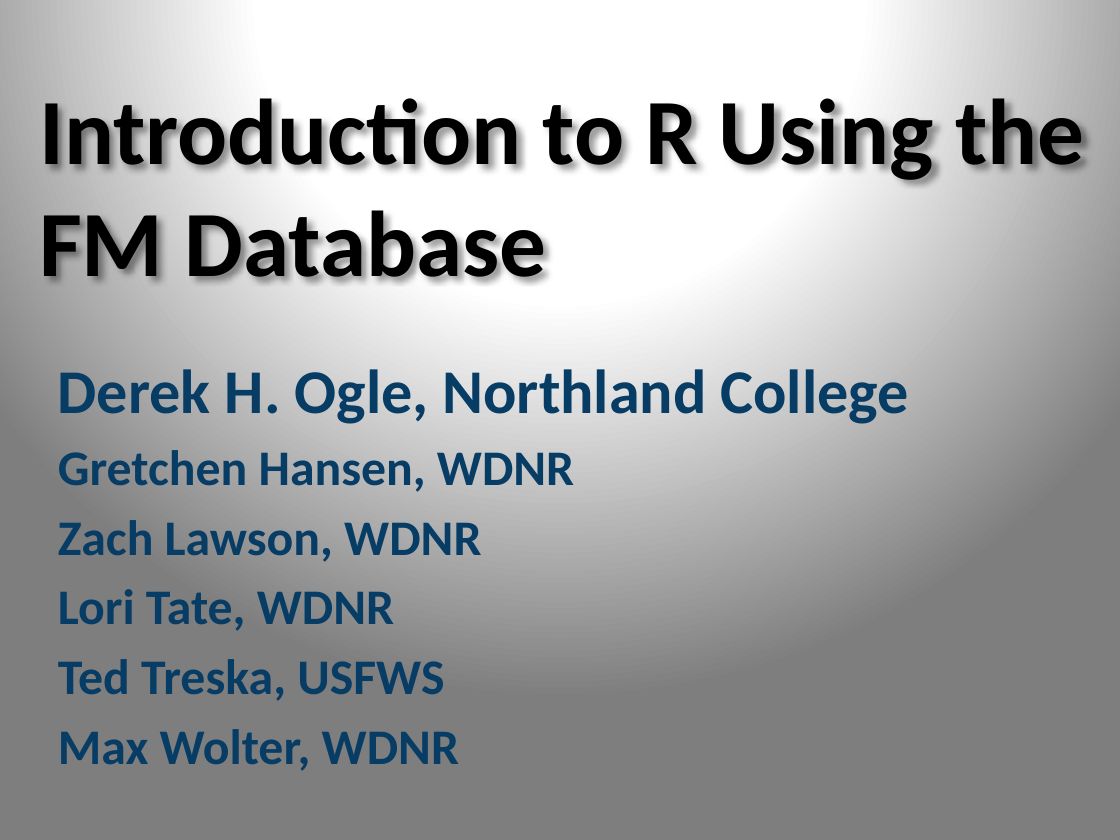
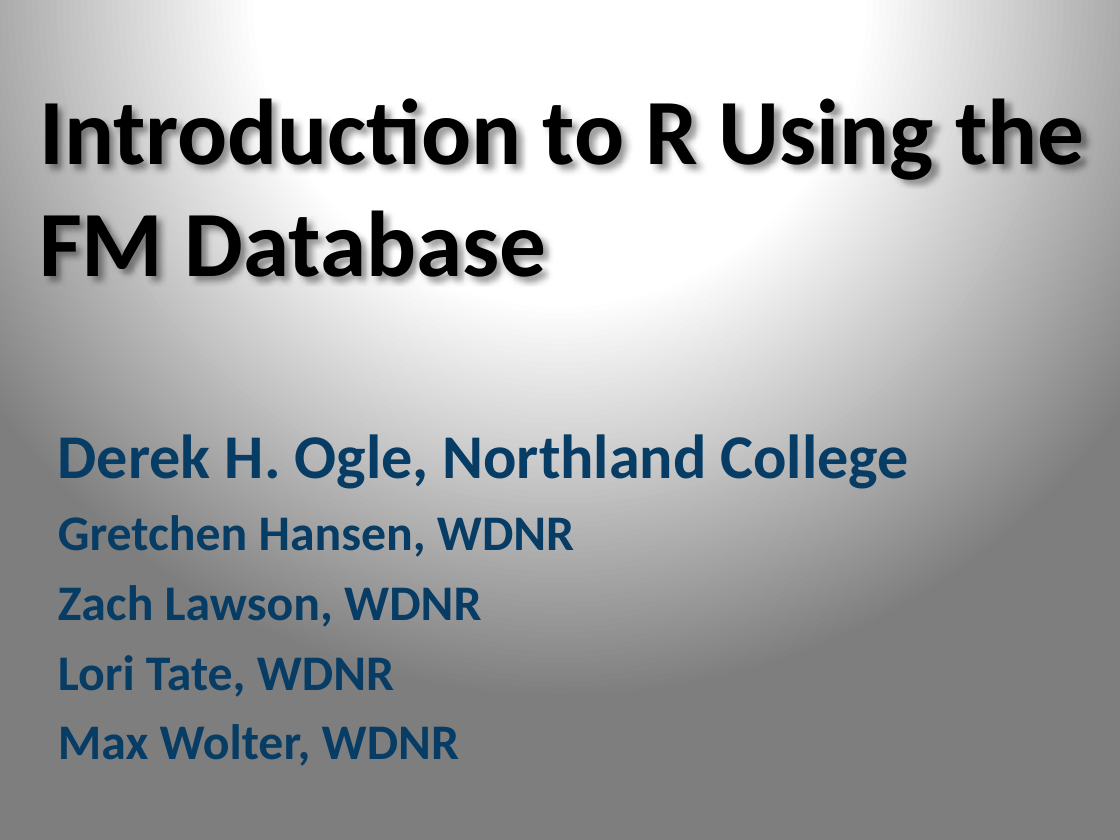
Before and after one commit to droglenc/RcourseWiDNR2015, a slide deck: slide 1 of Day1_IntroR_FMData/00_Introduction.pptx. Drawn at 1120x840 pixels with LibreOffice and Linux fonts; fonts in the diff are those of the drawing. Boxes give left, top, right and bottom in pixels: in the first picture for what was removed or moved away, otherwise in the second. Text is boxed around its words. In the diff, an @@ line names an element or a change of style, - is before the commit and + after.

```diff
--- a/Day1_IntroR_FMData/00_Introduction.pptx
+++ b/Day1_IntroR_FMData/00_Introduction.pptx
@@ subtitle "Derek H. Ogle, Northland College": place and size @@
-subtitle "Derek H. Ogle, Northland College" at (58,369,909,771)
+subtitle "Derek H. Ogle, Northland College" at (58,434,909,766)
@@ subtitle at (58,659,444,700): paragraph removed @@
-Ted Treska, USFWS
```
Also in this commit, not shown: 2 other slides changed, 16 other files.
